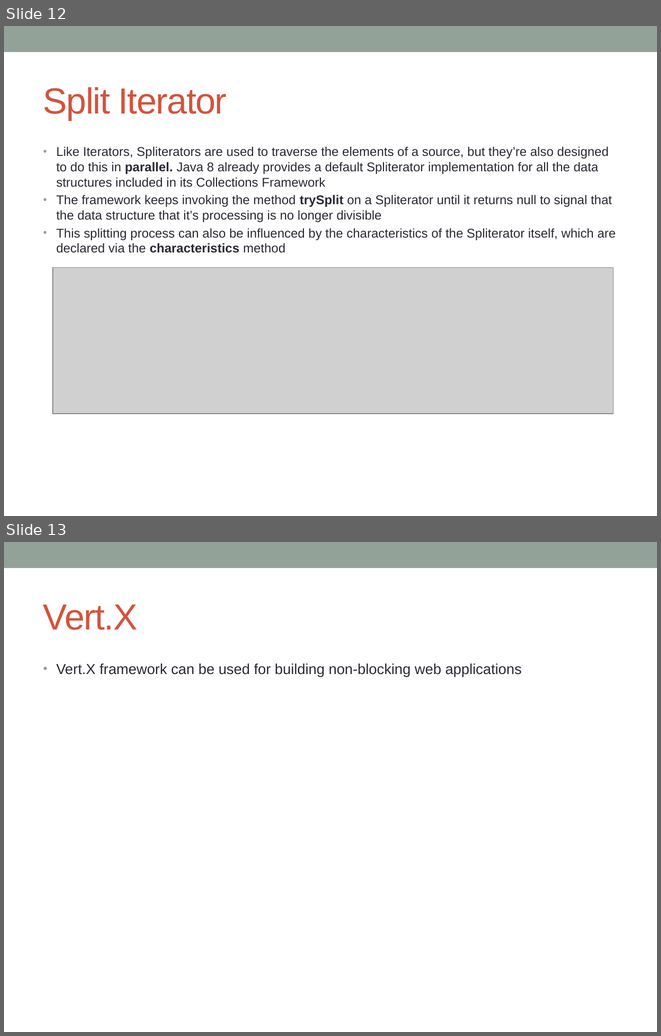
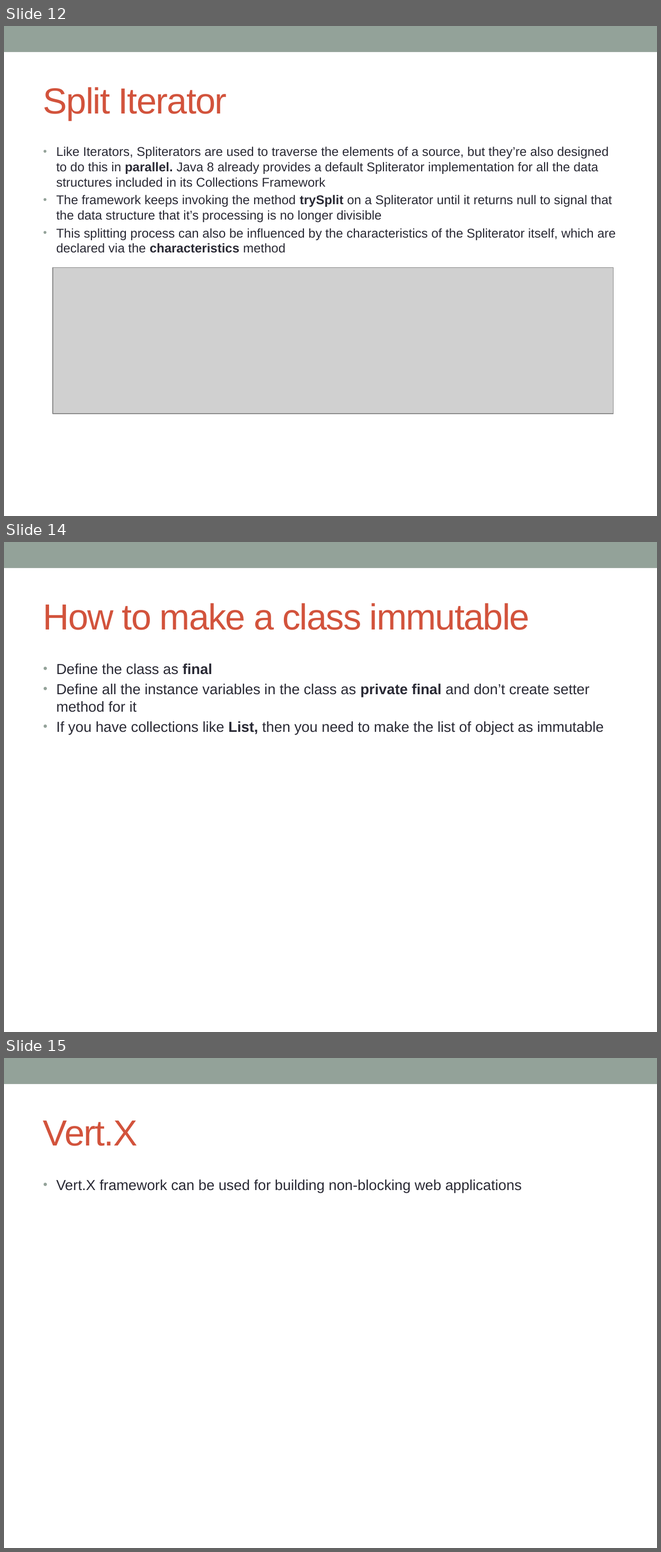
Before and after one commit to notionquest/ProjectDocumentation, a slide deck: Java8.pptx. Shown one above the other, each under a label of ours: slides 12 and 13 before the commit, slides 12, 14 and 15 after it; the slides between them are not shown. The pictures are 661x1036 and 661x1552 pixels, drawn with LibreOffice and Linux fonts; fonts in the diff are those of the drawing; grey boxes stand for pictures. Boxes give left, top, right and bottom in pixels: in the first picture for what was removed or moved away, otherwise in the second. Text is boxed around its words. In the diff, an @@ line names an element or a change of style, - is before the commit and + after.

```diff
--- a/Java8.pptx
+++ b/Java8.pptx
@@ slide 14 added at (x1=4, y1=542, x2=657, y2=1032), background #FFFFFF; not listed: 1 template element that a slide beside it also shows @@
@@ title added at (x1=43, y1=603, x2=530, y2=630), 40 pt, text #D2533C @@
+How to make a class immutable
@@ text added at (x1=56, y1=663, x2=604, y2=735), 16 pt, text #292934 @@
+• Define the class as final
+• Define all the instance variables in the class as private final and don’t create setter method for it
+• If you have collections like List, then you need to make the list of object as immutable
@@ what was slide 13 is now slide 15 @@
```
Also in this commit, not shown: 1 other slide added, 1 other file.
